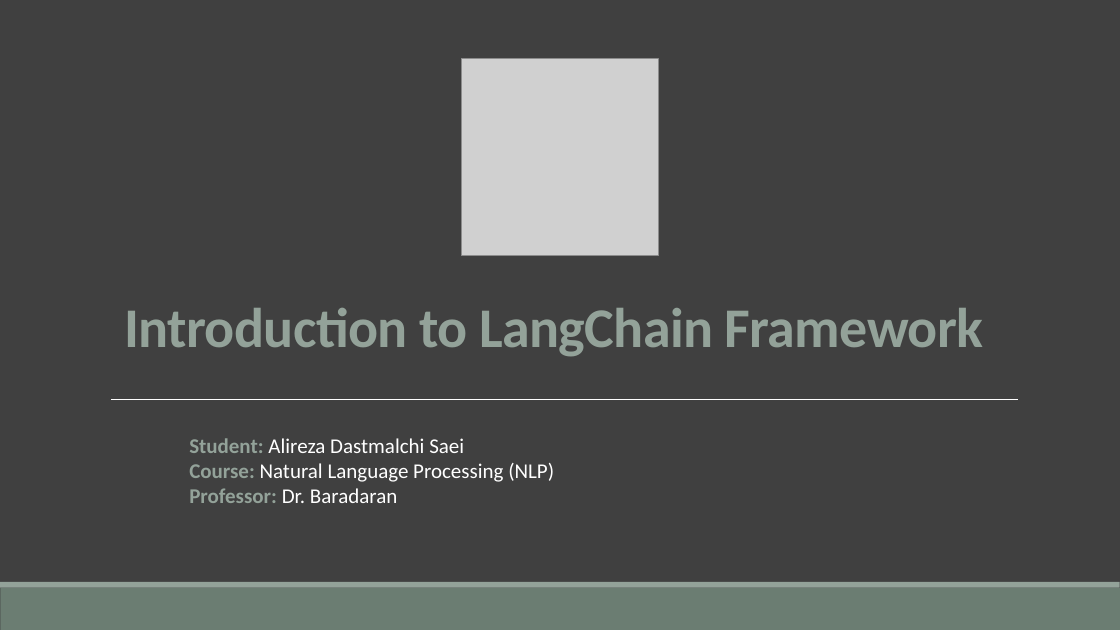
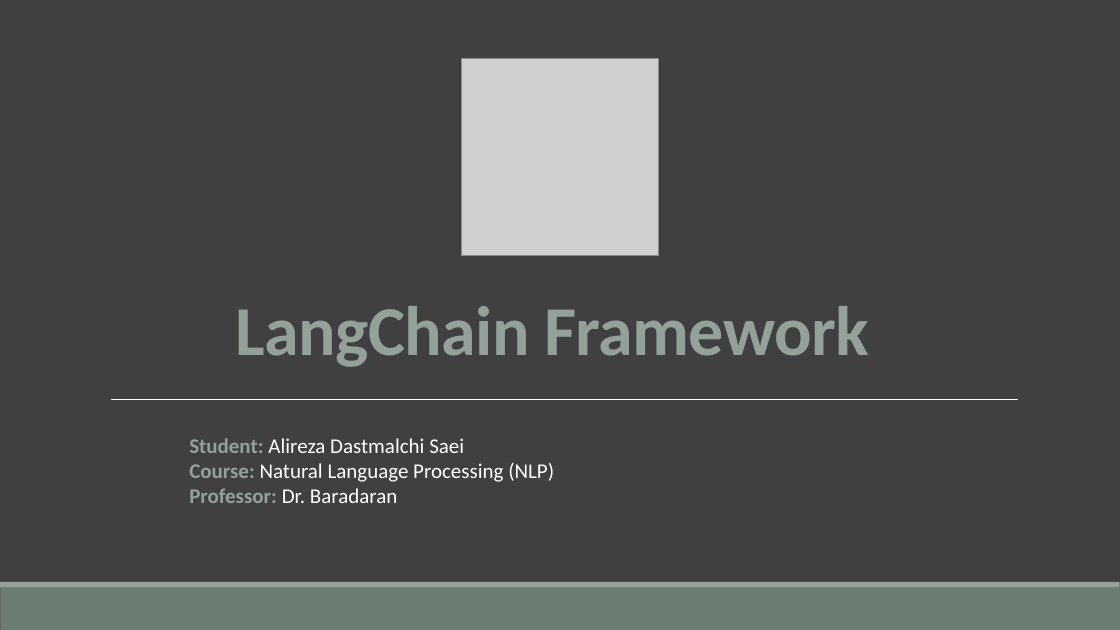
Before and after one commit to AlirezaSaei1/NLP-Assignments, a slide deck: slide 1 of Presentation/Slides/Presentation.pptx. Drawn at 1120x630 pixels with LibreOffice and Linux fonts; fonts in the diff are those of the drawing; grey boxes stand for pictures. Boxes give left, top, right and bottom in pixels: in the first picture for what was removed or moved away, otherwise in the second. Text is boxed around its words. In the diff, an @@ line names an element or a change of style, - is before the commit and + after.

Commit message:
Fixed pages of slides

```diff
--- a/Presentation/Slides/Presentation.pptx
+++ b/Presentation/Slides/Presentation.pptx
@@ title at [236, 306, 869, 367]: text changed; size 48 to 60 pt @@
-Introduction to LangChain Framework
+LangChain Framework
```
Also in this commit, not shown: 22 other slides changed.
